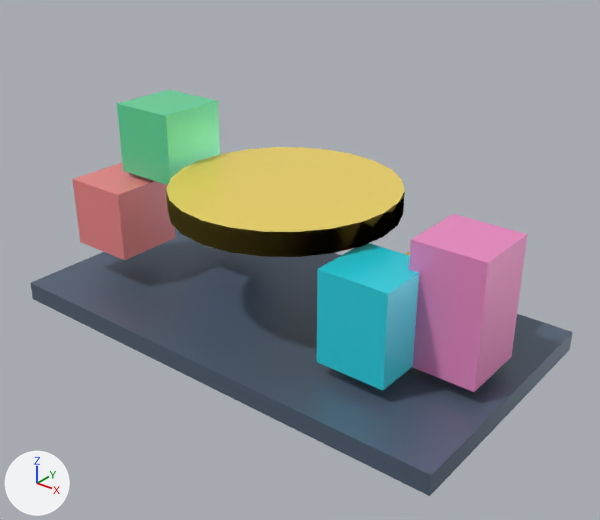
Two versions of the glTF model assets/models/design-color.glb, one commit apart.
One viewpoint serves both versions: a 50 mm camera at (2.88, -3.46, 2.61) aimed at (0.18, -0.09, 0.52). Lighting does not change. The marker at lower left points along +X, +Y and +Z. The first picture is the older version. Where no turn or scale is listed for an object, it has been applied to the vertices. Vertices at exactly the same position are counted once.

Before the edit, the objects in view are built like this:
```python
ob_base_plinth = bpy.data.objects.new('Base_Plinth', me_base_plinth)
ob_base_plinth.location = (0.0, 0.0, 0.06)
ob_cmyk_cyan = bpy.data.objects.new('CMYK_Cyan', me_cmyk_cyan)
ob_cmyk_cyan.location = (0.82, -0.28, 0.48)
ob_cmyk_magenta = bpy.data.objects.new('CMYK_Magenta', me_cmyk_magenta)
ob_cmyk_magenta.location = (1.18, 0.0, 0.56)
ob_itten_wheel_c = bpy.data.objects.new('Itten_Wheel_C', me_itten_wheel_c)
ob_itten_wheel_c.location = (0.0, 0.0, 0.85)
ob_rgb_green = bpy.data.objects.new('RGB_Green', me_rgb_green)
ob_rgb_green.location = (-0.95, 0.0, 1.02)
ob_rgb_red = bpy.data.objects.new('RGB_Red', me_rgb_red)
ob_rgb_red.location = (-1.15, -0.25, 0.55)
```
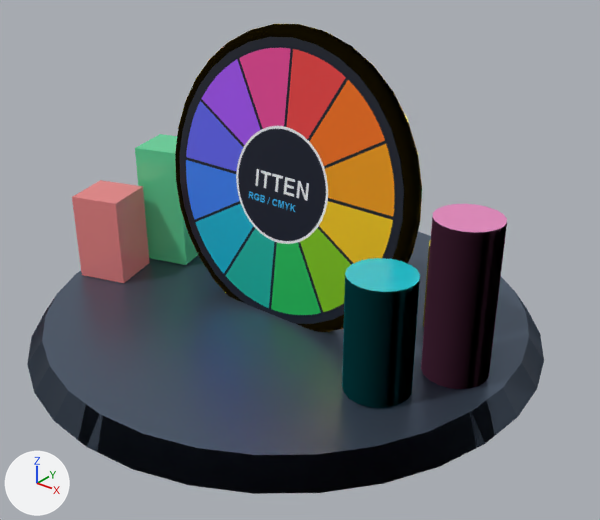
Where the change shows, as pixel boxes (x1, y1, x2, y2) in the pictures (600 x 520 px):
'Studio_Pedestal', added
    after: (27, 232, 544, 494)
'Base_Plinth', deleted (blue)
    before: (30, 228, 573, 496)
'Itten_Wheel_Disc', added
    after: (179, 37, 404, 324)
'Itten_Wheel_C', deleted (yellow)
    before: (166, 147, 405, 257)
'CMYK_Magenta', reshaped, moved (27% narrower)
    before: (409, 214, 527, 392)
    after: (421, 204, 507, 389)
'CMYK_Cyan', deleted (cyan)
    before: (317, 243, 419, 390)
'CMYK_C', added (cyan)
    after: (342, 258, 420, 408)
'Itten_Rim', added
    after: (175, 24, 422, 332)
'RGB_Green', deleted (green)
    before: (117, 90, 220, 185)
'RGB_Red', deleted (pink)
    before: (72, 163, 176, 260)
'RGB_R', added
    after: (72, 180, 150, 283)
'RGB_G', added (green)
    after: (135, 134, 198, 265)
'CMYK_Y', added (mostly hidden)
    after: (423, 240, 431, 327)

What changed in the scene script:
```text
Change me_cmyk_magenta:
    remove me_cmyk_magenta.from_pydata(...)  # 8 vertices, 12 faces; spans x -0.21..0.21, y -0.21..0.21, z -0.36..0.36
    remove me_cmyk_magenta.materials.append(mat_mat_cmyk_magenta)  # pink #f691cb
    add me_cmyk_magenta.from_pydata(...)  # 44 vertices, 80 faces; spans x -0.18..0.18, y -0.18..0.18, z -0.44..0.44
    me_cmyk_magenta part 1: the whole mesh is rebuilt
    add me_cmyk_magenta.materials.append(mat_mat_cmyk_m)  # pink #f691cb
Add me_rgb_g:
    me_rgb_g.from_pydata([(-0.106, -0.2, -0.39), (0.2, -0.106, -0.39), (0.2, -0.106, 0.39), (-0.106, -0.2, 0.39), (0.106, 0.2, -0.39), (-0.2, 0.106, -0.39), (-0.2, 0.106, 0.39), (0.106, 0.2, 0.39)], [], [(0, 1, 2), (0, 2, 3), (4, 5, 6), (4, 6, 7), (3, 2, 7), (3, 7, 6), (5, 4, 1), (5, 1, 0), (1, 4, 7), (1, 7, 2), (5, 0, 3), (5, 3, 6)])
    me_rgb_g.materials.append(mat_mat_rgb_g)  # green #66e4a4
Add me_rgb_r:
    me_rgb_r.from_pydata([(-0.106, -0.2, -0.275), (0.2, -0.106, -0.275), (0.2, -0.106, 0.275), (-0.106, -0.2, 0.275), (0.106, 0.2, -0.275), (-0.2, 0.106, -0.275), (-0.2, 0.106, 0.275), (0.106, 0.2, 0.275)], [], [(0, 1, 2), (0, 2, 3), (4, 5, 6), (4, 6, 7), (3, 2, 7), (3, 7, 6), (5, 4, 1), (5, 1, 0), (1, 4, 7), (1, 7, 2), (5, 0, 3), (5, 3, 6)])
    me_rgb_r.materials.append(mat_mat_rgb_r)  # pink #f88d8d
Remove ob_base_plinth:
    ob_base_plinth = bpy.data.objects.new('Base_Plinth', me_base_plinth)
Remove ob_rgb_red:
    ob_rgb_red = bpy.data.objects.new('RGB_Red', me_rgb_red)
Remove ob_rgb_green:
    ob_rgb_green = bpy.data.objects.new('RGB_Green', me_rgb_green)
Remove ob_itten_wheel_c:
    ob_itten_wheel_c = bpy.data.objects.new('Itten_Wheel_C', me_itten_wheel_c)
Remove ob_cmyk_cyan:
    ob_cmyk_cyan = bpy.data.objects.new('CMYK_Cyan', me_cmyk_cyan)
Change ob_cmyk_magenta:
    ob_cmyk_magenta.location: (1.18, 0.0, 0.56) -> (1.18, -0.02, 0.59)
Add ob_cmyk_y:
    ob_cmyk_y = bpy.data.objects.new('CMYK_Y', me_cmyk_y)  # 44 vertices, 80 faces; spans x -0.18..0.18, y -0.18..0.18, z -0.26..0.26; in mat_mat_cmyk_y (yellow #fde751)
    ob_cmyk_y.location = (0.95, 0.38, 0.41)
Add ob_cmyk_c:
    ob_cmyk_c = bpy.data.objects.new('CMYK_C', me_cmyk_c)  # 44 vertices, 80 faces; spans x -0.18..0.18, y -0.18..0.18, z -0.325..0.325; in mat_mat_cmyk_c (cyan #2adceb)
    ob_cmyk_c.location = (0.95, -0.42, 0.48)
Add ob_rgb_g:
    ob_rgb_g = bpy.data.objects.new('RGB_G', me_rgb_g)
    ob_rgb_g.location = (-1.05, 0.08, 0.54)
Add ob_rgb_r:
    ob_rgb_r = bpy.data.objects.new('RGB_R', me_rgb_r)
    ob_rgb_r.location = (-1.18, -0.35, 0.42)
Add ob_itten_rim:
    ob_itten_rim = bpy.data.objects.new('Itten_Rim', me_itten_rim)  # 429 vertices, 768 faces; spans x -0.89..0.89, y -0.17..0.17, z -0.88..0.88; in mat_mat_itten_rim (yellow #fbce3b)
    ob_itten_rim.location = (0.0, 0.0, 0.92)
Add ob_itten_wheel_disc:
    ob_itten_wheel_disc = bpy.data.objects.new('Itten_Wheel_Disc', me_itten_wheel_disc)  # 68 vertices, 128 faces; spans x -0.82..0.82, y -0.17..0.17, z -0.82..0.82; in mat_mat_itten_wheel_disc (picture img_image_0)
    ob_itten_wheel_disc.location = (0.0, 0.0, 0.92)
Add ob_studio_pedestal:
    ob_studio_pedestal = bpy.data.objects.new('Studio_Pedestal', me_studio_pedestal)  # 68 vertices, 128 faces; spans x -1.55..1.55, y -1.55..1.55, z -0.07..0.07; in mat_mat_studio_pedestal (blue #607084)
    ob_studio_pedestal.location = (0.0, 0.0, 0.07)
```
